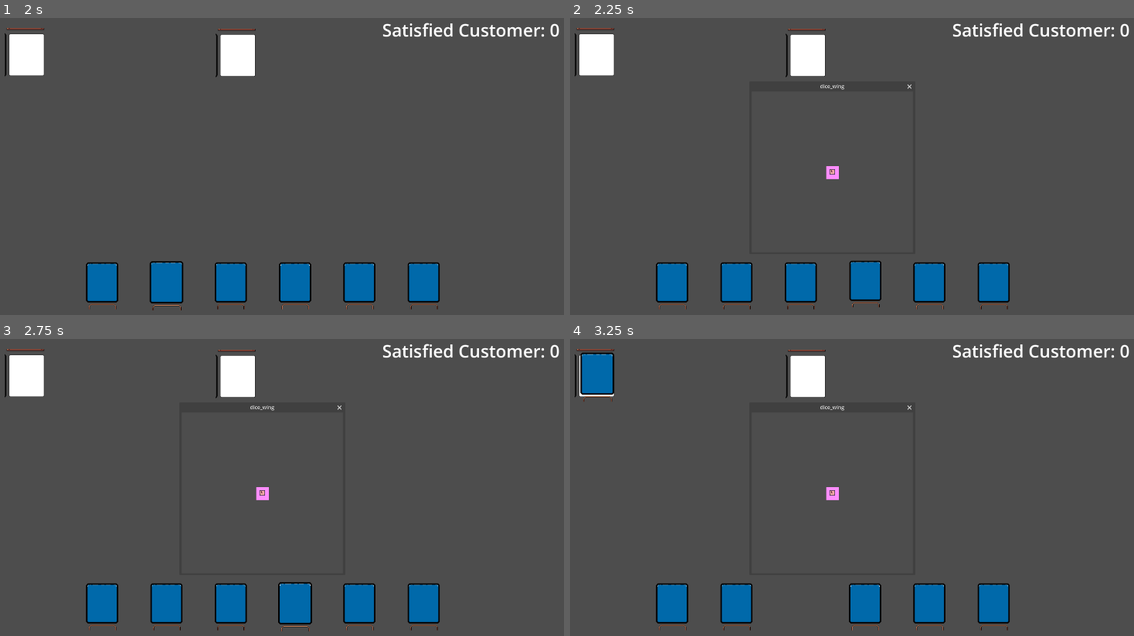
Above: before the commit, frames 1-4 (two rows, left to right).
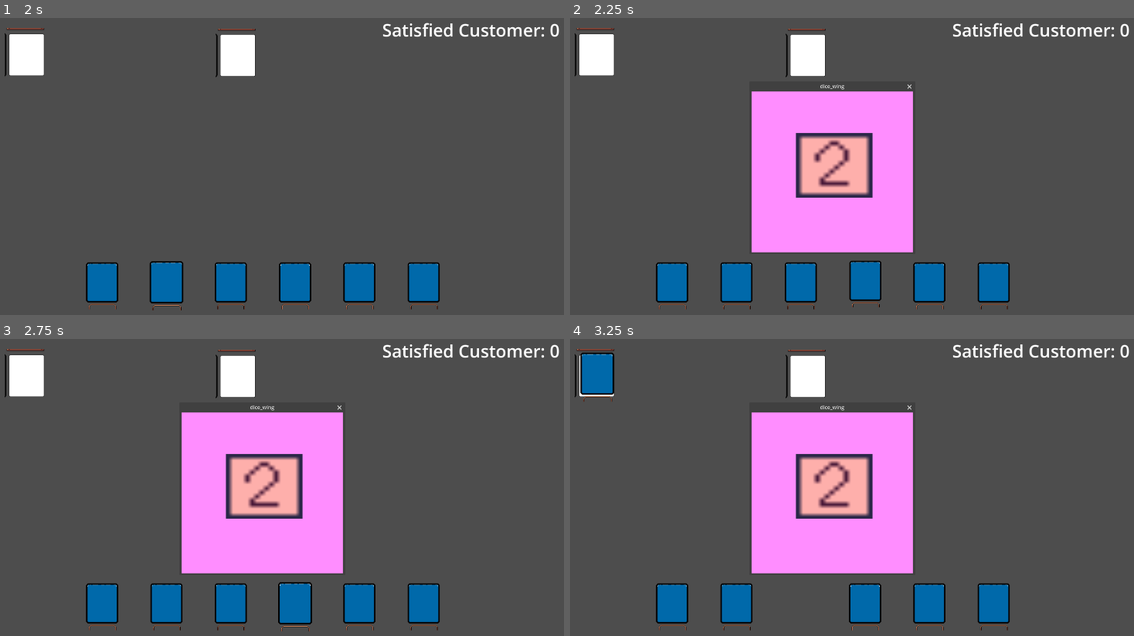
Above: after the commit, the same moments.

Repository: zewezz/1.5
Game: Godot game, scene res://scene/main.tscn
Same seed, same stepped clock (60 frames per second), same inputs: the game is played once before the commit and once after it.
Inputs (mouse positions are in pixels of both pictures, inside the frame that each line leads up to):
- Up to frame 1 (2 s): tap Enter at 0.5 s; drag from (423, 282) to (231, 282) at 0.52 s; drag from (360, 282) to (163, 282) at 1.27 s
- Up to frame 2 (2.25 s): move the mouse to (863, 282) at 2.02 s; hold K (Roll) from 2.03 s (still down); click (863, 282) at 2.17 s
- Up to frame 3 (2.75 s): keep holding K (Roll)
- Up to frame 4 (3.25 s): release K (Roll) at 2.75 s; drag from (801, 603) to (598, 374) at 2.77 s

Frame 1 is identical in both runs. In frame 2, 15% of the frame differs, in the area x 32-61%, y 24-79%; in frame 3, 15%; in frame 4, 15%.

Commit message:
complete dice node in window

Diff:
--- a/scene/dice.gd
+++ b/scene/dice.gd
@@ -5,27 +5,24 @@
 @onready var popup: Window = $Window
 @onready var dice_roll: AnimatedSprite2D = $Window/Dice_roll
 
-func dicey():
+
+func _ready():
 	randomize()
-	random_value = randi_range(1, 6)
-	print(random_value)
+	popup.hide()
+
+func set_dice_result():
+	random_value = randi_range(1, 4)
+	print("Final Dice Roll: ", random_value)
+	dice_roll.play(str(random_value))
 
 func _on_window_close_request():
 	popup.hide()
 
 func _input(event):
-
-	if event.is_action_pressed("Roll"):
+	if event.is_action_pressed("Roll") and not dice_roll.is_playing():
 		popup.show()
-		dicey()
-
-func _process(delta):
-	match random_value:
-		1:
-			dice_roll.play("1")
-		2:
-			dice_roll.play("2")
-		3:
-			dice_roll.play("3")
-		4:
-			dice_roll.play("4")
+		dice_roll.play("wait_dice")
+		await get_tree().create_timer(1.0).timeout
+		set_dice_result()
+		await get_tree().create_timer(1.0).timeout
+		popup.hide()
--- a/scene/main.tscn
+++ b/scene/main.tscn
@@ -43,6 +43,23 @@
 "loop": true,
 "name": &"4",
 "speed": 5.0
+}, {
+"frames": [{
+"duration": 1.0,
+"texture": ExtResource("6_tqoya")
+}, {
+"duration": 1.0,
+"texture": ExtResource("7_k65ib")
+}, {
+"duration": 1.0,
+"texture": ExtResource("8_wscrc")
+}, {
+"duration": 1.0,
+"texture": ExtResource("9_mswub")
+}],
+"loop": true,
+"name": &"wait_dice",
+"speed": 8.0
 }]
 
 [node name="Main" type="Node2D"]
@@ -84,16 +101,20 @@
 visible = false
 
 [node name="Camera2D" type="Camera2D" parent="Dice/Window"]
+offset = Vector2(250, 250)
 
 [node name="ColorRect" type="ColorRect" parent="Dice/Window"]
-offset_left = -19.0
-offset_top = -18.0
-offset_right = 21.0
-offset_bottom = 22.0
+offset_left = -27.0
+offset_top = -6.0
+offset_right = 553.0
+offset_bottom = 539.0
 color = Color(1, 0.5529412, 1, 1)
 
 [node name="Dice_roll" type="AnimatedSprite2D" parent="Dice/Window"]
+position = Vector2(255.99994, 230.00002)
+scale = Vector2(14.890632, 12.5625)
 sprite_frames = SubResource("SpriteFrames_hybxs")
-animation = &"4"
+animation = &"wait_dice"
+frame_progress = 0.21756835
 
 [connection signal="play_score" from="GameManager" to="missionPoint" method="play_com"]
